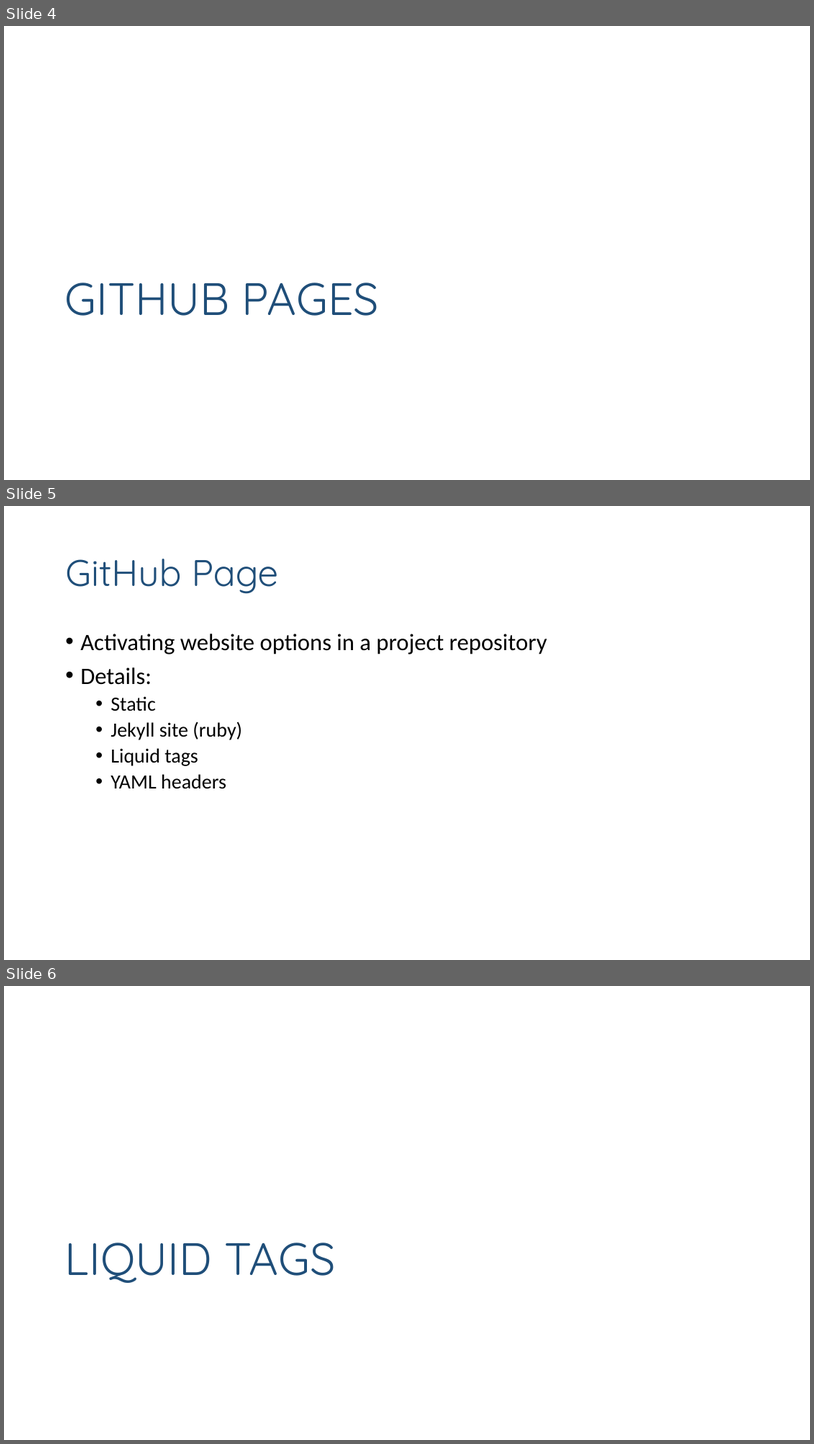
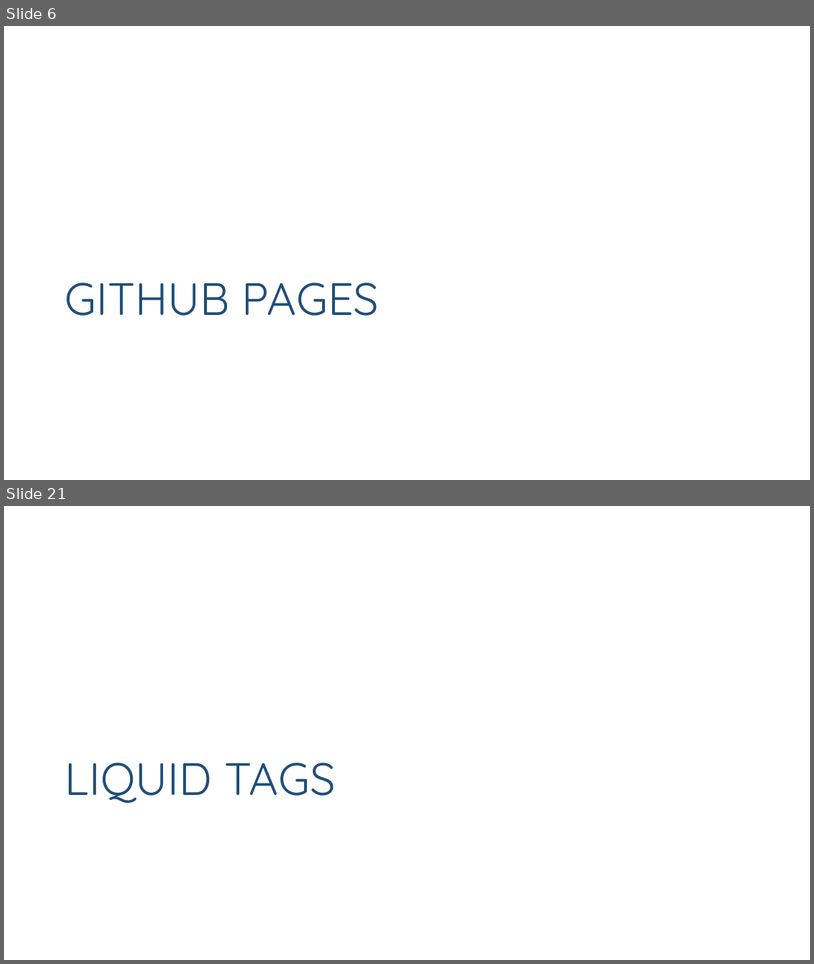
Before and after one commit to Watts-College/paf-514-template, a slide deck: lectures/github-pages.pptx. Shown one above the other, each under a label of ours: slides 4, 5 and 6 before the commit, slides 6 and 21 after it; the slides between them are not shown. The pictures are 814x1444 and 814x964 pixels, drawn with LibreOffice and Linux fonts; fonts in the diff are those of the drawing. Boxes give left, top, right and bottom in pixels: in the first picture for what was removed or moved away, otherwise in the second. Text is boxed around its words. In the diff, an @@ line names an element or a change of style, - is before the commit and + after.

```diff
--- a/lectures/github-pages.pptx
+++ b/lectures/github-pages.pptx
@@ slide 5 removed at [4, 506, 810, 960], background #FFFFFF @@
@@ title removed at [65, 559, 279, 594] @@
-GitHub Page
@@ text removed at [80, 633, 548, 789] @@
-• Activating website options in a project repository
-• Details:
-  • Static
-  • Jekyll site (ruby)
-  • Liquid tags
-  • YAML headers
@@ what was slide 4 is now slide 6 @@
@@ what was slide 6 is now slide 21 @@
```
Also in this commit, not shown: 15 slides added, 1 other slide removed, 1 other file.
